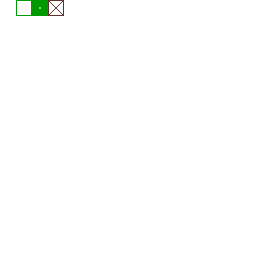
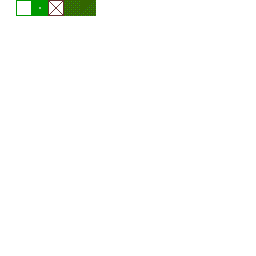
Revision of a layered 256 x 256 image; what changed, layer by layer:
renamed "empty" to "forrest-full", moved it above "forrest-left", painted on it over <box>64,0,80,16</box>
added layer "forrest-left" above "Background" over <box>80,0,96,16</box>
